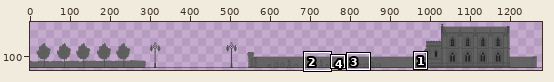
One commit to this pixel-art file: assets/lvl1.ase. The first picture is a wide view before the edit; the outline marks the close-up.
Close-up. First the earlier version:
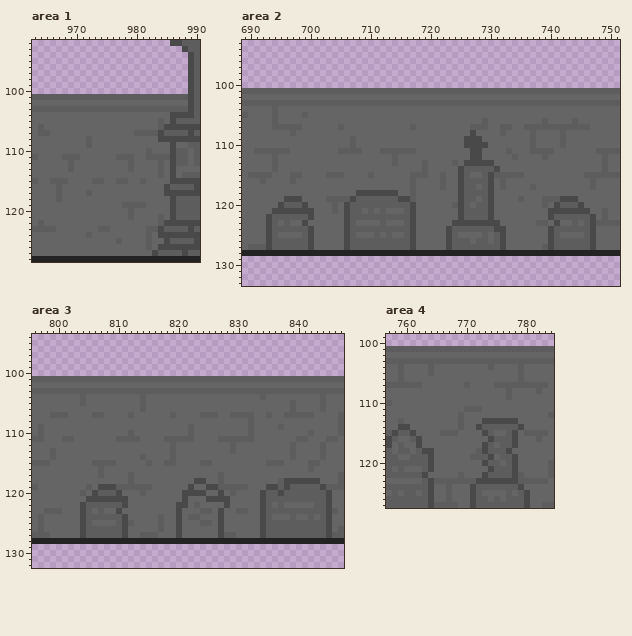
1280x144 pixels, 1 frame. Shown: area 1: x 963..990, y 92..128; area 2: x 689..751, y 93..133; area 3: x 796..847, y 94..132; area 4: x 757..784, y 99..127. The wide view leaves out empty margins. The commit also changed other parts of the picture, which this record leaves out.
The same view after the edit:
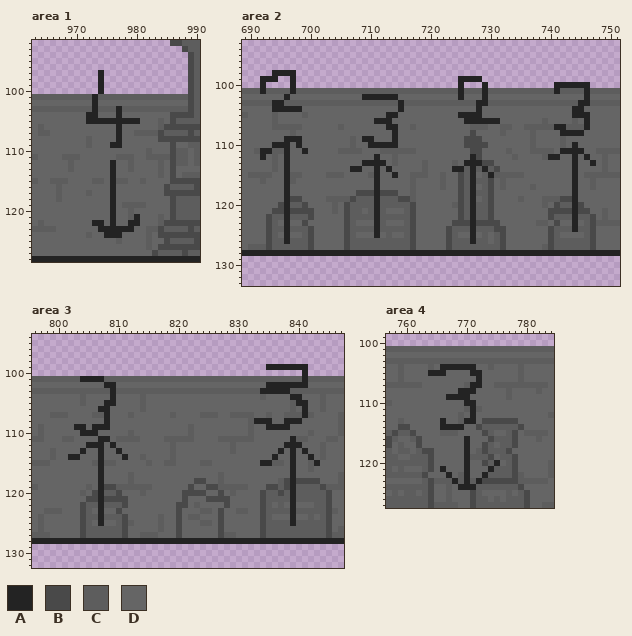
Palette (. is transparent): A #232323  B #494949  C #5d5d5d  D #656565
The edit:
layer "Spawn Notes" now shown
Changed rows in their new state; - is an unchanged pixel.
Area 1, layer "Spawn Notes":
first column x 972:
 97 --A------
 98 --A------
 99 --A------
100 --A------
101 -A-------
102 -A-------
103 -A---A---
104 AA---A---
105 AAAAAAAAA
106 -----A---
107 -----A---
108 -----A---
109 ----AA---
112 ----A----
113 ----A----
114 ----A----
115 ----A----
116 ----A----
117 ----A----
118 ----A----
119 ----A----
120 ----A----
121 ----A---A
122 -AA-A--AA
123 --AAAAAA-
124 ---AAA---
Area 2, layer "Spawn Notes":
first column x 692:
 98 --AAAA--------------------------------------------------
 99 AAA--A---------------------------AAAA-------------------
100 A----A---------------------------A---A-----------AAAAAA-
101 A----A---------------------------A---A-----------A----A-
102 ----A------------AAAAAA----------A---A----------------A-
103 --AA-------------------A------------AA---------------AA-
104 --AAAAA----------------A------------A---------------AA--
105 ---------------------AA----------AAAA---------------AAA-
106 -------------------AAA------------AAAAAA--------------A-
107 ---------------------AA--------------------------AA---A-
108 ----------------------A---------------------------AAAA--
109 ----AAA----------AA---A---------------------------------
110 --AAA-A-----------AAAAA-----------------------------A---
111 AA--A--A------------------------------------------AAAA--
112 A---A--------------A---------------A------------AA--A-A-
113 ----A------------AAAA-------------AAA---------------A--A
114 ----A----------AA--A-A----------AA-A-A--------------A---
115 ----A--------------A--A------------A--A-------------A---
116 ----A--------------A---------------A----------------A---
117 ----A--------------A---------------A----------------A---
118 ----A--------------A---------------A----------------A---
119 ----A--------------A---------------A----------------A---
120 ----A--------------A---------------A----------------A---
121 ----A--------------A---------------A----------------A---
122 ----A--------------A---------------A----------------A---
123 ----A--------------A---------------A----------------A---
124 ----A--------------A---------------A----------------A---
125 ----A--------------A---------------A--------------------
126 ----A------------------------------A--------------------
Area 3, layer "Spawn Notes":
first column x 802:
 99 ---------------------------------AAAAAAA--
100 ---------------------------------------A--
101 --AAAA---------------------------------A--
102 ------AA-------------------------AAAAAAA--
103 -------A------------------------AAAAA-----
104 -------A-----------------------------AA---
105 ------AA------------------------------AA--
106 -----AA--------------------------------A--
107 ------A--------------------------------A--
108 ------A------------------------AAA--AAA---
109 -AA-AAA--------------------------AAAA-----
110 --AAA-------------------------------------
111 -----AA------------------------------A----
112 ---AAA-A----------------------------AAA---
113 --A--A--A--------------------------A-A-A--
114 AA---A---A------------------------A--A--A-
115 -----A--------------------------AA---A---A
116 -----A-------------------------------A----
117 -----A-------------------------------A----
118 -----A-------------------------------A----
119 -----A-------------------------------A----
120 -----A-------------------------------A----
121 -----A-------------------------------A----
122 -----A-------------------------------A----
123 -----A-------------------------------A----
124 -----A-------------------------------A----
125 -----A-------------------------------A----
Area 4, layer "Spawn Notes":
first column x 764:
104 --AAAAAA----
105 AAA----AA---
106 --------A---
107 -------AA---
108 -----AAA----
109 ---AAAA-----
110 ------AA----
111 -------A----
112 -------A----
113 --A---AA----
114 --AAAA------
116 ------A-----
117 ------A-----
118 ------A-----
119 ------A-----
120 ------A----A
121 --A---A---A-
122 ---A--A--A--
123 ----A-A-A---
124 -----AAA----
